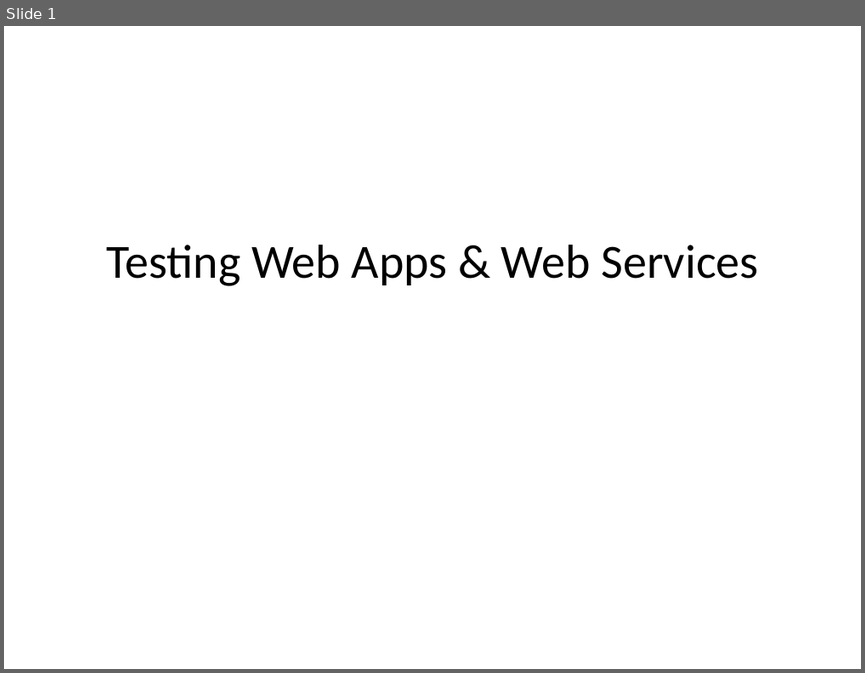
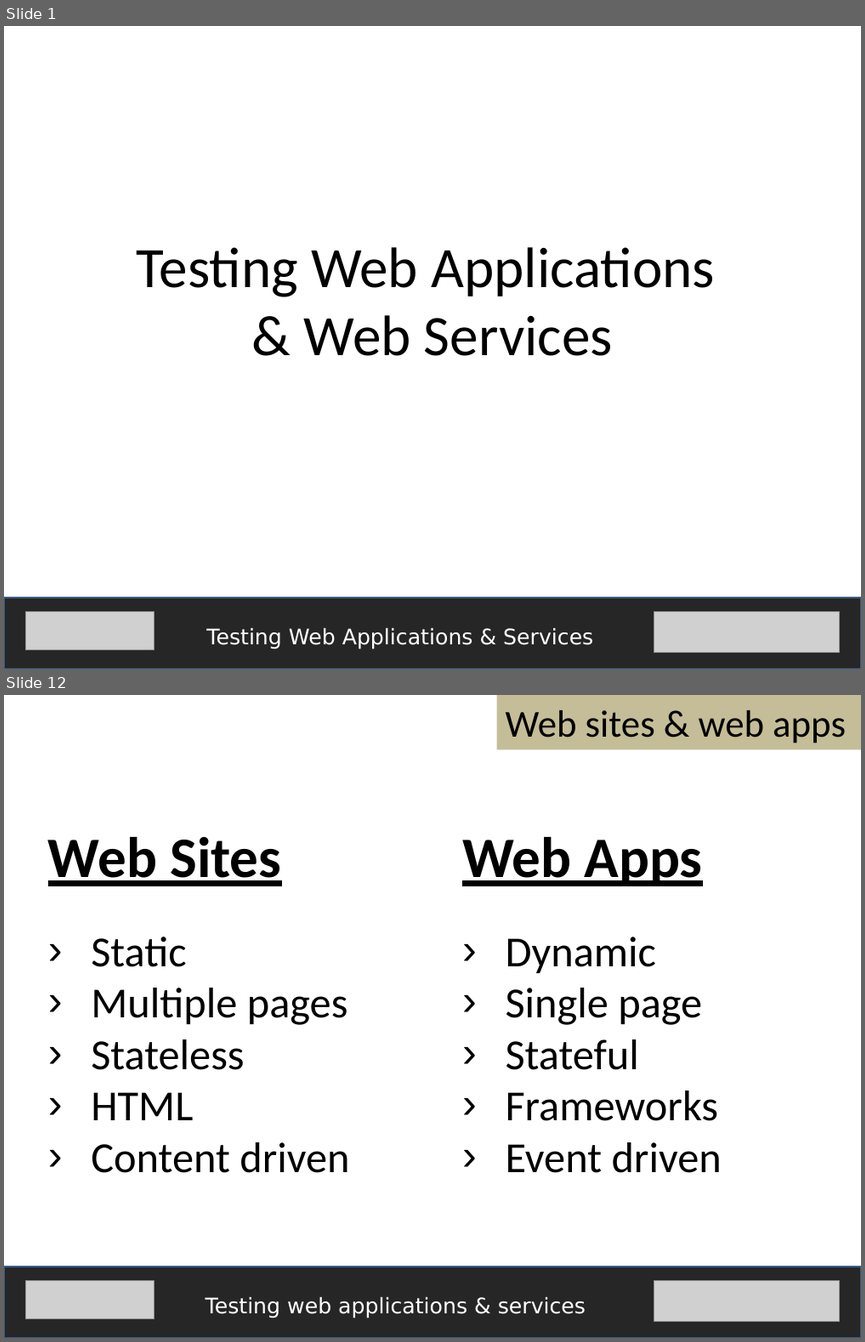
Before and after one commit to fijiaaron/testing-web-apps-and-services, a slide deck: presentations/Introduction.pptx. Shown one above the other, each under a label of ours: slide 1 before the commit, slides 1 and 12 after it; the slides between them are not shown. The pictures are 865x673 and 865x1342 pixels, drawn with LibreOffice and Linux fonts; fonts in the diff are those of the drawing; grey boxes stand for pictures. Boxes give left, top, right and bottom in pixels: in the first picture for what was removed or moved away, otherwise in the second. Text is boxed around its words. In the diff, an @@ line names an element or a change of style, - is before the commit and + after.

Commit message:
First presentation (introduction) is done except for minor edits, formatting, and pictures(?) but document still needs some work.

```diff
--- a/presentations/Introduction.pptx
+++ b/presentations/Introduction.pptx
@@ slide 12 added at [4, 695, 861, 1338], background #FFFFFF @@
@@ rectangle added at [497, 695, 861, 750], fill #C4BD97, 32 pt, text #000000 @@
+Web sites & web apps
@@ text added at [48, 837, 349, 1173], 36 pt, text #000000 @@
+Web Sites
+› Static
+› Multiple pages
+› Stateless
+› HTML
+› Content driven
@@ text added at [462, 837, 721, 1173], 36 pt, text #000000 @@
+Web Apps
+› Dynamic
+› Single page
+› Stateful
+› Frameworks
+› Event driven
@@ rectangle added at [4, 1266, 861, 1338], fill #262626, outline #3A5F8C 2 pt @@
@@ picture added at [25, 1280, 154, 1319] @@
@@ picture added at [653, 1280, 840, 1321] @@
@@ text added at [205, 1297, 585, 1318], 18 pt, text #FFFFFF @@
+Testing web applications & services
@@ slide 1 changed as well @@
@@ text "Testing Web Applications" at [137, 247, 715, 356]: vertical alignment middle to top @@
@@ text at [137, 247, 715, 356]: text changed; size 40 to 48 pt @@
-Testing Web Apps & Web Services
+Testing Web Applications
+& Web Services
@@ rectangle added at [4, 597, 861, 669], fill #262626, outline #3A5F8C 2 pt @@
@@ picture added at [25, 611, 154, 650] @@
@@ picture added at [653, 611, 840, 652] @@
@@ text added at [206, 628, 593, 649], 18 pt, text #FFFFFF @@
+Testing Web Applications & Services
```
Also in this commit, not shown: 16 other slides added, 13 slides removed, 1 other file.
